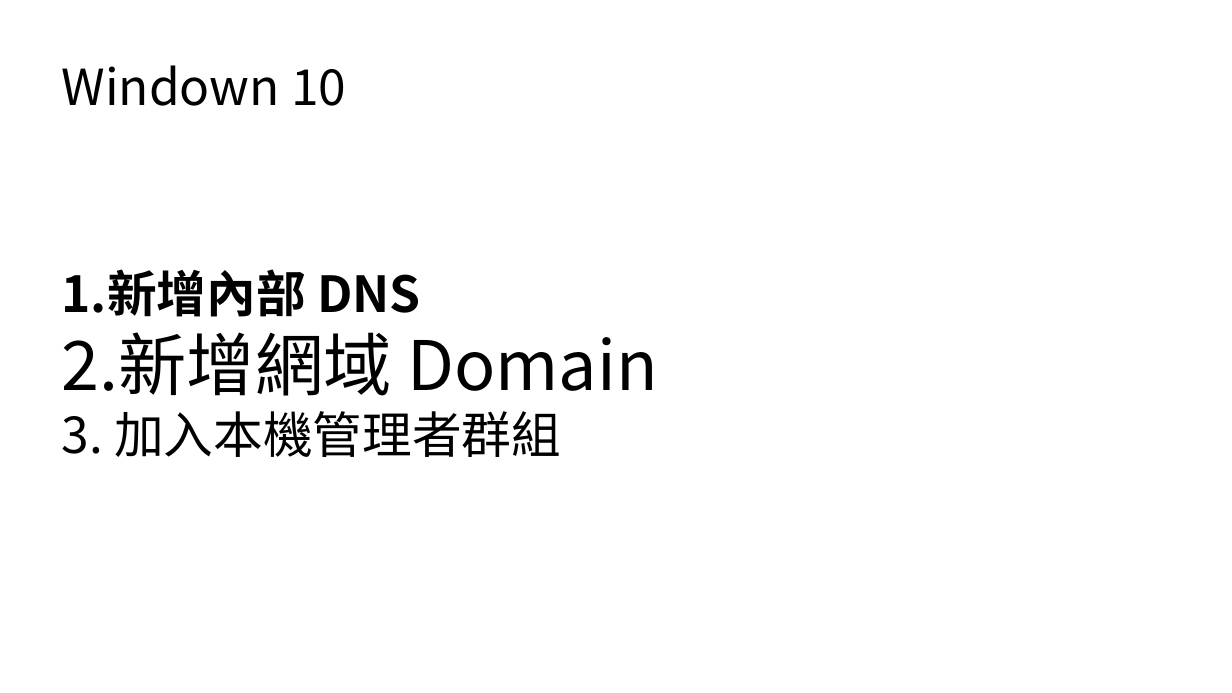
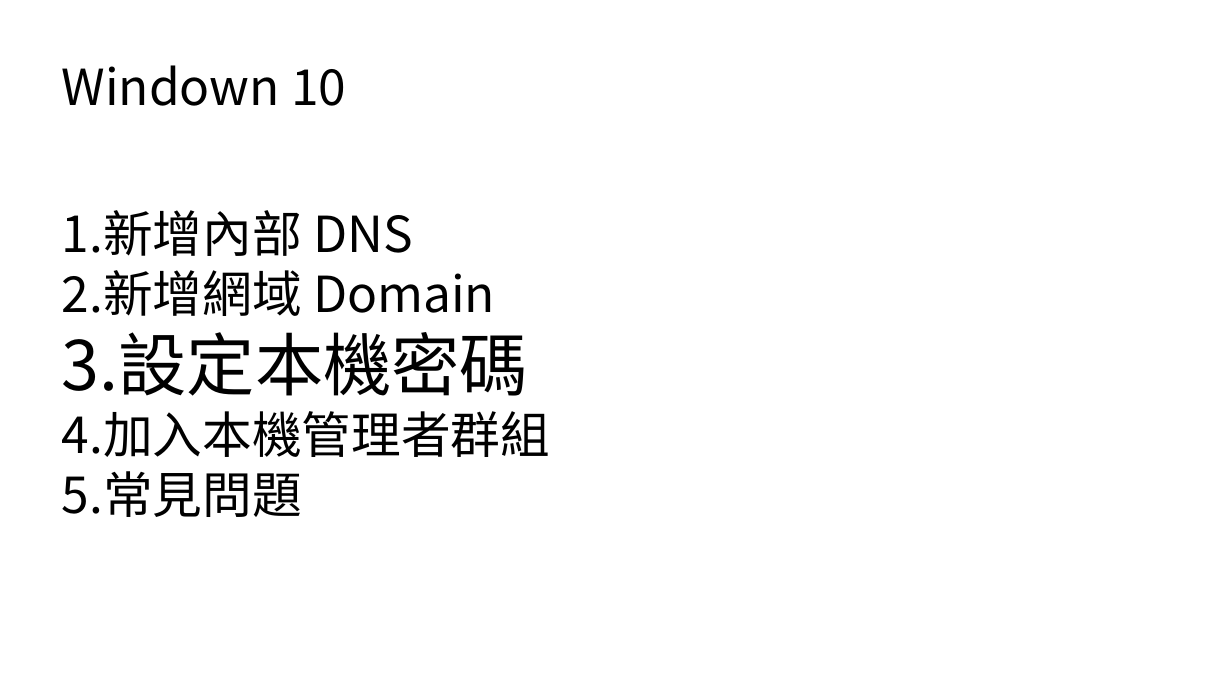
Before and after one commit to sealbook/125, a slide deck: slide 9 of DNS & domain.odp (slide 5 before the commit). Drawn at 1232x693 pixels with LibreOffice and Linux fonts; fonts in the diff are those of the drawing. Boxes give left, top, right and bottom in pixels: in the first picture for what was removed or moved away, otherwise in the second. Text is boxed around its words. In the diff, an @@ line names an element or a change of style, - is before the commit and + after.

```diff
--- a/DNS & domain.odp
+++ b/DNS & domain.odp
@@ subtitle at bbox=[62, 210, 495, 316]: size 44 to 32 pt in "2.新增網域 Domain"; bold off in "1.新增內部 DNS" @@
@@ subtitle at bbox=[62, 332, 551, 517]: text changed @@
-3. 加入本機管理者群組
+3.設定本機密碼
+4.加入本機管理者群組
+5.常見問題
```
Also in this commit, not shown: 9 other slides changed, 13 slides added, 2 other files.
